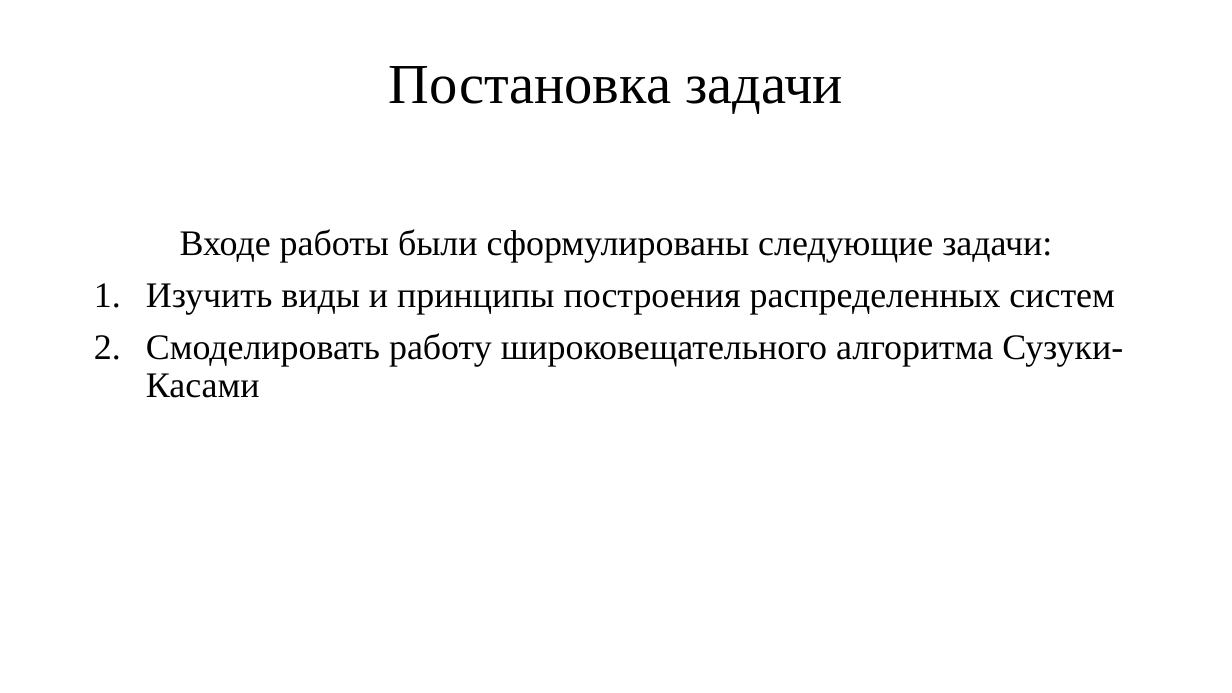
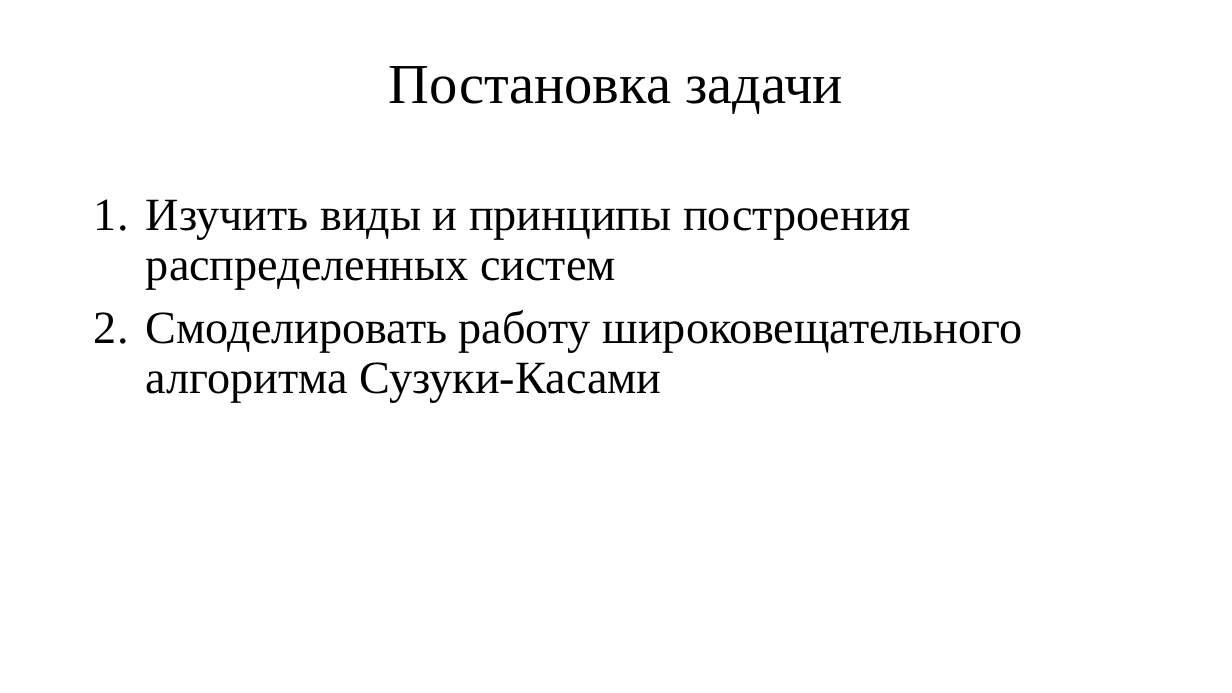
Before and after one commit to MrArnon/Kursovay, a slide deck: slide 2 of Kursac/КурсоваяПрезентация.pptx. Drawn at 1232x693 pixels with LibreOffice and Linux fonts; fonts in the diff are those of the drawing. Boxes give left, top, right and bottom in pixels: in the first picture for what was removed or moved away, otherwise in the second. Text is boxed around its words. In the diff, an @@ line names an element or a change of style, - is before the commit and + after.

```diff
--- a/Kursac/КурсоваяПрезентация.pptx
+++ b/Kursac/КурсоваяПрезентация.pptx
@@ text "Изучить виды и принципы построения ...": place and size @@
-text "Изучить виды и принципы построения ..." at (146, 229, 1123, 398)
+text "Изучить виды и принципы построения ..." at (146, 199, 1023, 402)
@@ text "Изучить виды и принципы построения ..." at (146, 199, 1023, 402): size 28 to 36 pt @@
@@ text at (180, 229, 1052, 263): paragraph removed @@
-Входе работы были сформулированы следующие задачи:
```
Also in this commit, not shown: 3 other slides changed, 1 slide added.
